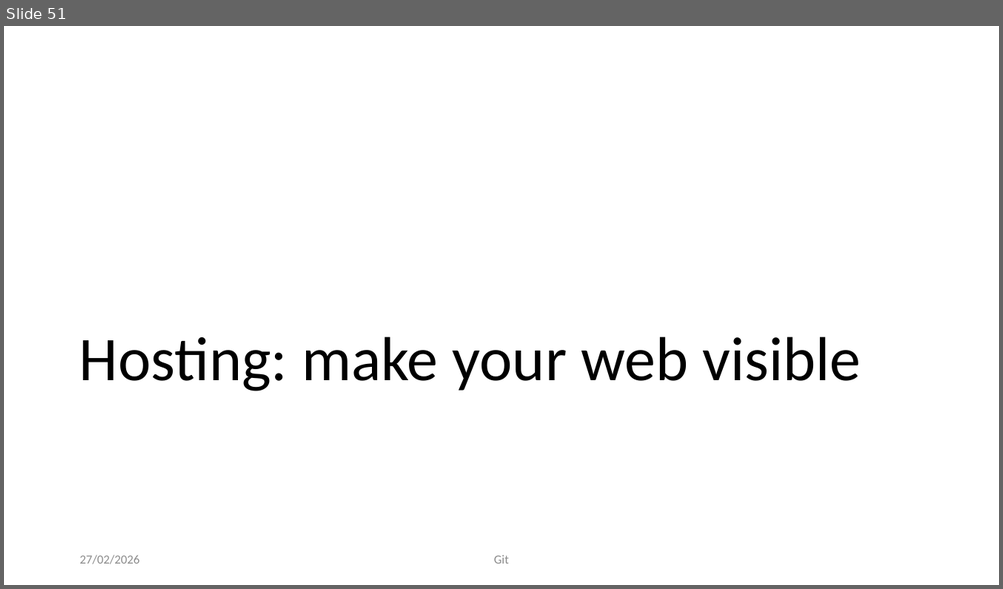
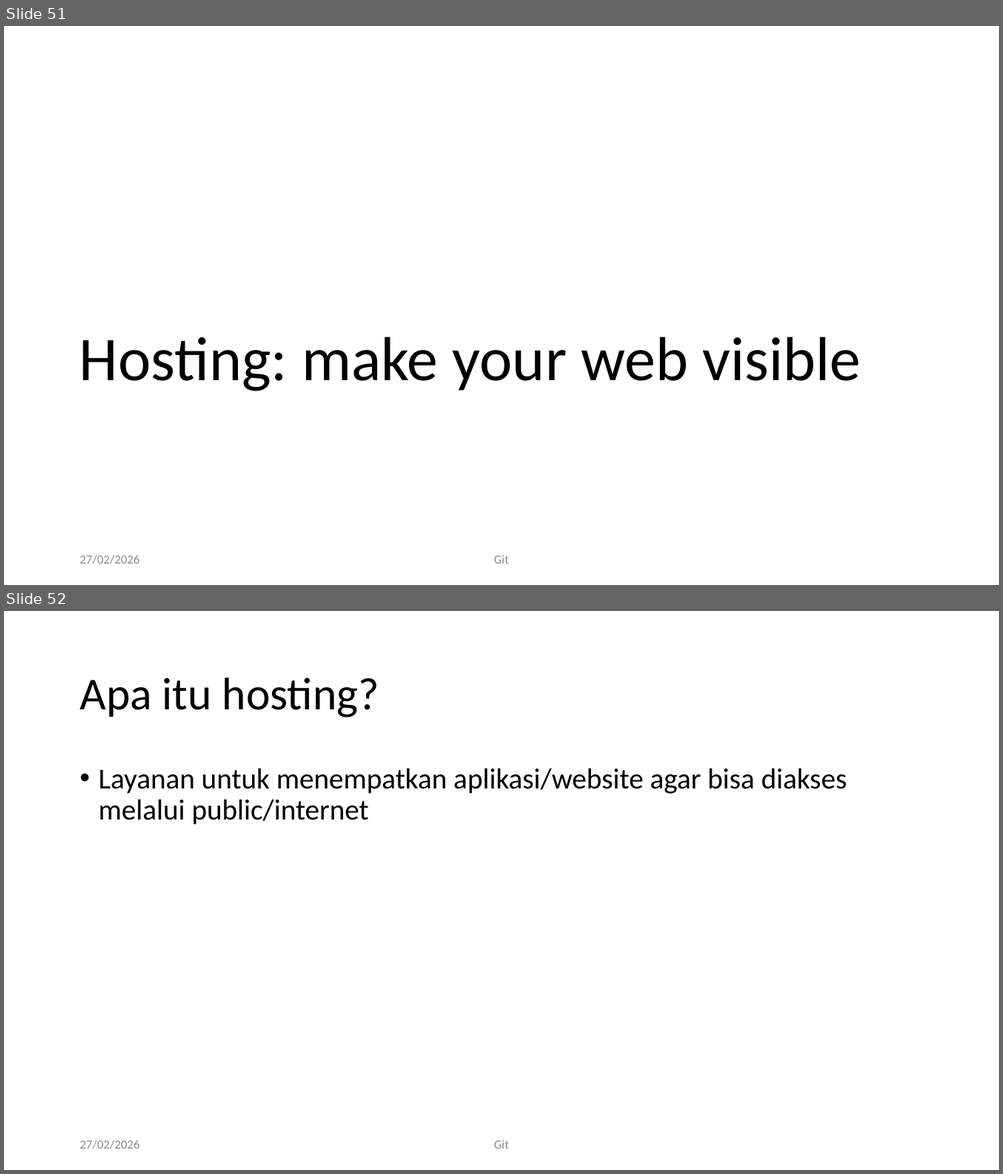
Before and after one commit to RayWP/training-uajy, a slide deck: Part 1 Git/Git-art of source control.pptx. Shown one above the other, each under a label of ours: slide 51 before the commit, slides 51 and 52 after it. The pictures are 1003x589 and 1003x1174 pixels, drawn with LibreOffice and Linux fonts; fonts in the diff are those of the drawing; background and template pictures are left out. Boxes give left, top, right and bottom in pixels: in the first picture for what was removed or moved away, otherwise in the second. Text is boxed around its words. In the diff, an @@ line names an element or a change of style, - is before the commit and + after.

Commit message:
add part 2 hosting

```diff
--- a/Part 1 Git/Git-art of source control.pptx
+++ b/Part 1 Git/Git-art of source control.pptx
@@ slide 52 added at <box>4,611,999,1170</box>, background #FFFFFF @@
@@ title added at <box>79,678,379,718</box>, 44 pt, text #000000 @@
+Apa itu hosting?
@@ text added at <box>99,768,847,825</box>, 28 pt, text #000000 @@
+• Layanan untuk menempatkan aplikasi/website agar bisa diakses melalui public/internet
@@ text added at <box>79,1140,139,1150</box>, 12 pt, text #8C8C8C @@
+27/02/2026
@@ text added at <box>494,1140,509,1149</box>, 12 pt, text #8C8C8C @@
+Git
```
Also in this commit, not shown: 7 other slides added, 3 other files.
